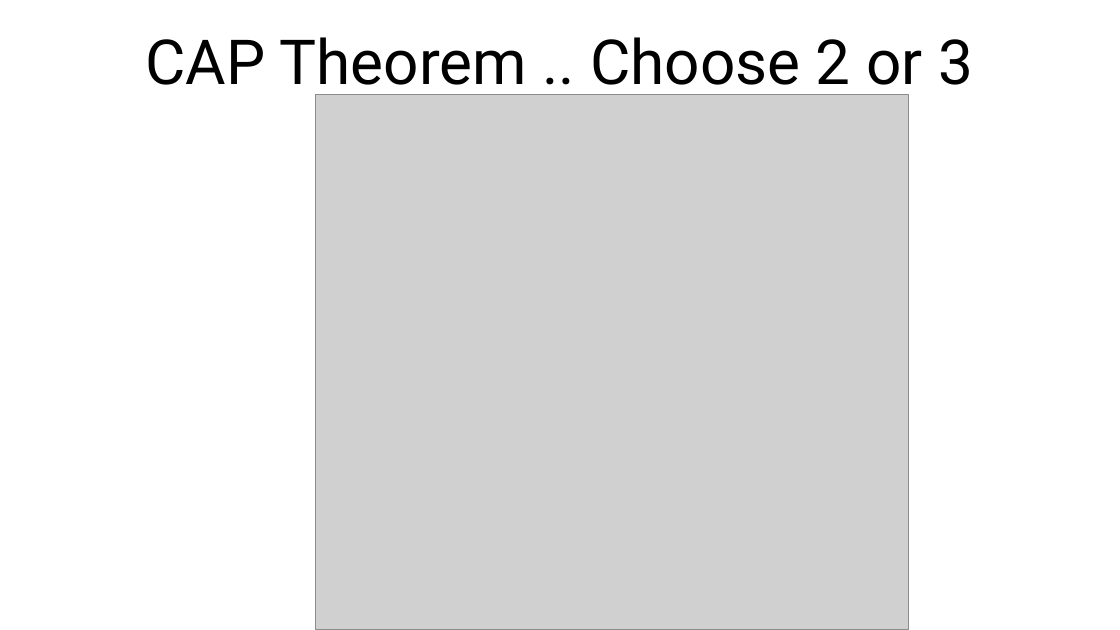
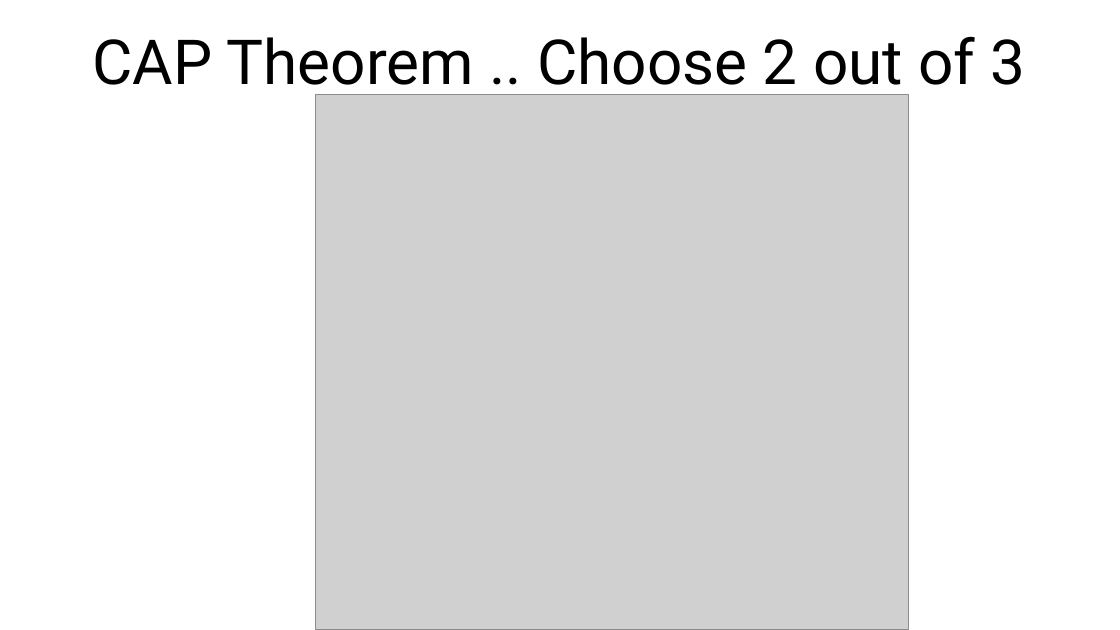
Before and after one commit to Arnaud-Nauwynck/presentations, a slide deck: slide 44 of pres-bigdata/3-failure-and-resiliency-pinciples-distributed-computing.pptx. Drawn at 1120x630 pixels with LibreOffice and Linux fonts; fonts in the diff are those of the drawing; grey boxes stand for pictures. Boxes give left, top, right and bottom in pixels: in the first picture for what was removed or moved away, otherwise in the second. Text is boxed around its words. In the diff, an @@ line names an element or a change of style, - is before the commit and + after.

```diff
--- a/pres-bigdata/3-failure-and-resiliency-pinciples-distributed-computing.pptx
+++ b/pres-bigdata/3-failure-and-resiliency-pinciples-distributed-computing.pptx
@@ title at <box>93,36,1026,99</box>: text changed @@
-CAP Theorem .. Choose 2 or 3
+CAP Theorem .. Choose 2 out of 3
```
Also in this commit, not shown: 11 other slides changed, 13 other files.
